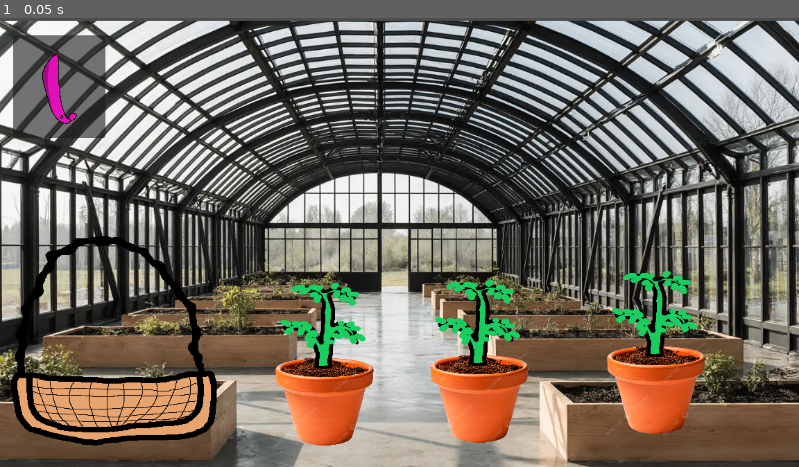
Above: before the commit, frame 1.
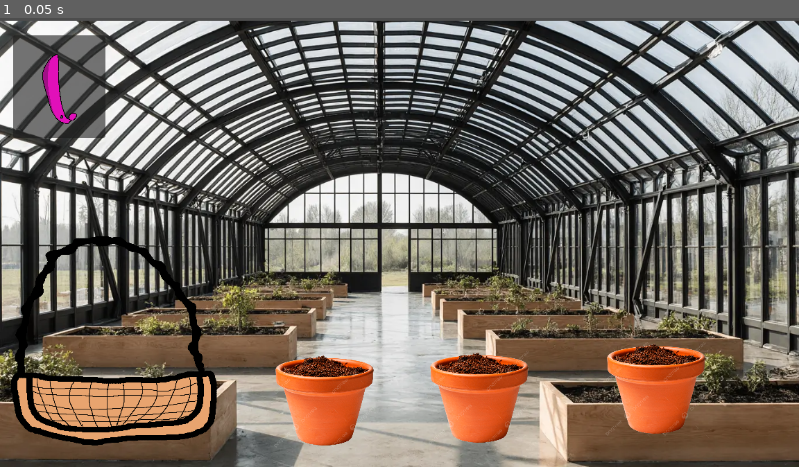
Above: after the commit, the same moment.

Repository: dacooler/TheGameTimeWarpingKitchenTheTimeCookingSimulatorTheGame2026Jam
Game: Godot game, scene res://scenes/Garden.tscn
The game is run twice, just before and just after one commit, with the same random seed, the same clock (stepped at 60 frames per second) and the same inputs. This scene is started directly instead of the project's main scene.
Inputs:
- Up to frame 1 (0.05 s): no input

The runs differ from the first frame. In frame 1, 2.4% of the frame differs, in the area x 35-88%, y 56-79%.

Commit message:
soudns

Diff:
--- a/the-game-time-warping-kitchen-the-time-cooking-simulator-the-game-2026-jam/scenes/prefabs/plant.gd
+++ b/the-game-time-warping-kitchen-the-time-cooking-simulator-the-game-2026-jam/scenes/prefabs/plant.gd
@@ -24,6 +24,7 @@
 func _ready() -> void:
 	pass # Replace with function body.
 
+@onready var planting_sound: AudioStreamPlayer2D = $PlantingSound
 @onready var cpu_particles_2d: CPUParticles2D = $CPUParticles2D
 func plant(seed: Globals.Produce):
 	sprout.visible = true
@@ -31,6 +32,7 @@
 	type = seed_to_produce[seed]
 	planted = true
 	cpu_particles_2d.emitting = true
+	planting_sound.play()
 
 func unplant():
 	sprout.visible = false
--- a/the-game-time-warping-kitchen-the-time-cooking-simulator-the-game-2026-jam/scenes/prefabs/plant.tscn
+++ b/the-game-time-warping-kitchen-the-time-cooking-simulator-the-game-2026-jam/scenes/prefabs/plant.tscn
@@ -4,6 +4,7 @@
 [ext_resource type="Texture2D" uid="uid://m58dwpncaya" path="res://images/pot.png" id="1_t1rim"]
 [ext_resource type="Script" uid="uid://c6noytmg7n8bm" path="res://scenes/prefabs/plantbox.gd" id="3_hiuae"]
 [ext_resource type="Texture2D" uid="uid://wkf5owt4n3ej" path="res://images/tomato_seedling.png" id="4_hiuae"]
+[ext_resource type="AudioStream" uid="uid://due16orp1k50v" path="res://audio/sfx/Planting.wav" id="5_022oj"]
 
 [sub_resource type="RectangleShape2D" id="RectangleShape2D_m1b0l"]
 size = Vector2(113, 102)
@@ -53,6 +54,7 @@
 shape = SubResource("RectangleShape2D_ii7jg")
 
 [node name="Sprout" type="MeshInstance2D" parent="." unique_id=611743090]
+visible = false
 position = Vector2(593, 509)
 scale = Vector2(370.18753, -312.96045)
 mesh = SubResource("QuadMesh_m1b0l")
@@ -100,3 +102,6 @@
 hue_variation_min = -0.05
 hue_variation_max = 0.1
 hue_variation_curve = SubResource("Curve_6vm1l")
+
+[node name="PlantingSound" type="AudioStreamPlayer2D" parent="." unique_id=1588641283]
+stream = ExtResource("5_022oj")
--- a/the-game-time-warping-kitchen-the-time-cooking-simulator-the-game-2026-jam/scenes/steaka.gd
+++ b/the-game-time-warping-kitchen-the-time-cooking-simulator-the-game-2026-jam/scenes/steaka.gd
@@ -30,6 +30,9 @@
 	recipie.sort()
 	return recipie
 
+@onready var cook_sound: AudioStreamPlayer2D = $cookSound
+@onready var success_sound: AudioStreamPlayer2D = $successSound
+@onready var fail_sound: AudioStreamPlayer2D = $failSound
 # Called every frame. 'delta' is the elapsed time since the previous frame.
 func _process(delta: float) -> void:
 	var recipie = _get_recipie()
@@ -37,18 +40,23 @@
 	if (recipie.is_empty()):
 		smoke_particle.emitting = false
 		dust_particle.emitting = false
+		cook_sound.playing = false
 		return
 
 	smoke_particle.emitting = true
 	dust_particle.emitting = true
+	if !cook_sound.playing:
+		cook_sound.play()
 	cookedPercent += delta * cookingSpeed
 	if (cookedPercent < 100):
 		return
 	cookedPercent = 0
 	if (rawToCooked.has(recipie)):
 		recipie = (rawToCooked[recipie])
+		success_sound.play()
 	else:
 		recipie = {Globals.Produce.ASH : 1}
+		fail_sound.play()
 
 	for produce_type in produces:
 		for produce in produces[produce_type]:
--- a/the-game-time-warping-kitchen-the-time-cooking-simulator-the-game-2026-jam/scenes/steaka.tscn
+++ b/the-game-time-warping-kitchen-the-time-cooking-simulator-the-game-2026-jam/scenes/steaka.tscn
@@ -6,6 +6,9 @@
 [ext_resource type="Texture2D" uid="uid://b1jx6npmo2p1" path="res://images/pan.png" id="4_lbb8j"]
 [ext_resource type="Script" uid="uid://qs65sjyb3w1" path="res://scripts/frypan_enter_area.gd" id="4_vf612"]
 [ext_resource type="Script" uid="uid://cfq6aj7fqxbx5" path="res://scripts/frypan_leave_area.gd" id="5_lbb8j"]
+[ext_resource type="AudioStream" uid="uid://mdg3hcbhnjuh" path="res://audio/sfx/Frying.wav" id="7_aodnl"]
+[ext_resource type="AudioStream" uid="uid://ctvepdynuih7b" path="res://audio/sfx/nice_whistle.wav" id="8_0x66p"]
+[ext_resource type="AudioStream" uid="uid://csmwxg2mc310x" path="res://audio/sfx/error.wav" id="9_n7wp7"]
 
 [sub_resource type="Gradient" id="Gradient_6vm1l"]
 colors = PackedColorArray(1, 1, 1, 1, 1, 1, 1, 1)
@@ -95,3 +98,12 @@
 color_ramp = SubResource("Gradient_6vm1l")
 hue_variation_min = 0.39
 hue_variation_max = 1.0
+
+[node name="cookSound" type="AudioStreamPlayer2D" parent="." unique_id=2123007163]
+stream = ExtResource("7_aodnl")
+
+[node name="successSound" type="AudioStreamPlayer2D" parent="." unique_id=2141899724]
+stream = ExtResource("8_0x66p")
+
+[node name="failSound" type="AudioStreamPlayer2D" parent="." unique_id=1025179134]
+stream = ExtResource("9_n7wp7")
Not shown, added: the-game-time-warping-kitchen-the-time-cooking-simulator-the-game-2026-jam/audio/sfx/Frying.wav.import
Not shown, added: the-game-time-warping-kitchen-the-time-cooking-simulator-the-game-2026-jam/audio/sfx/Planting.wav.import
